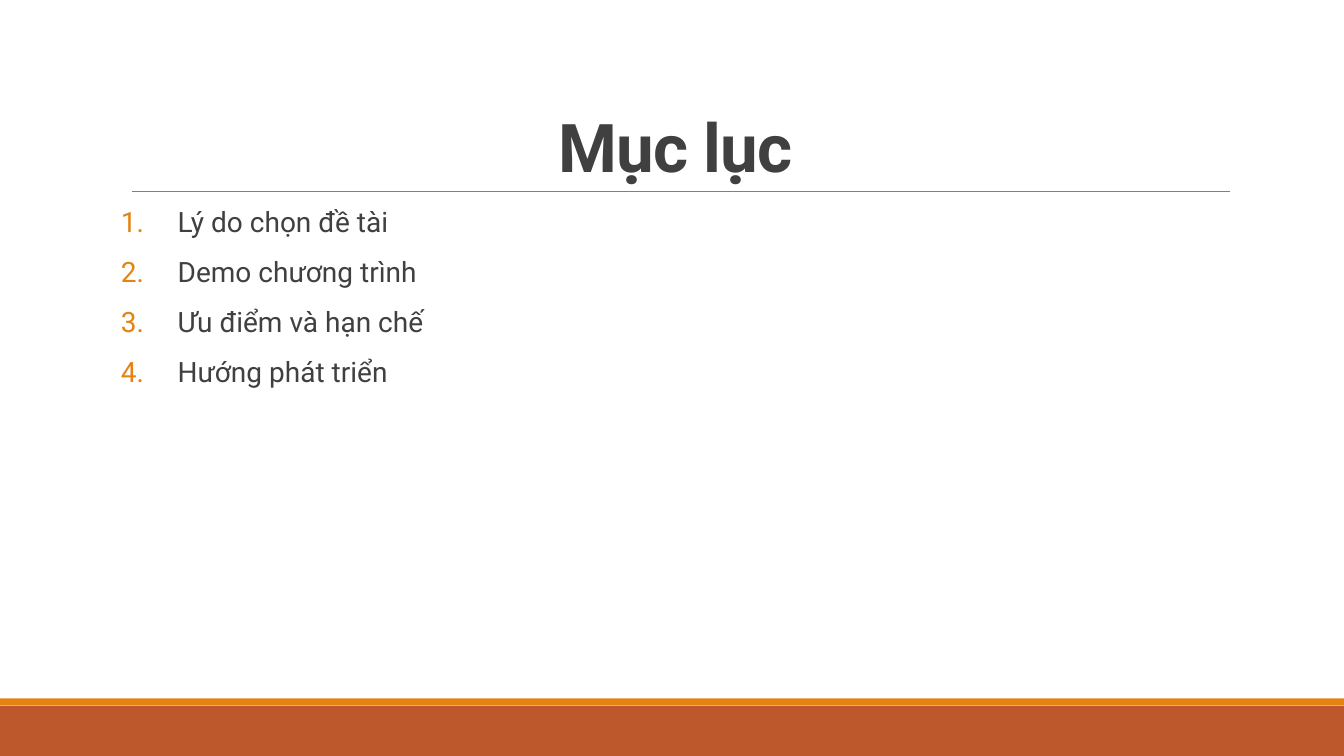
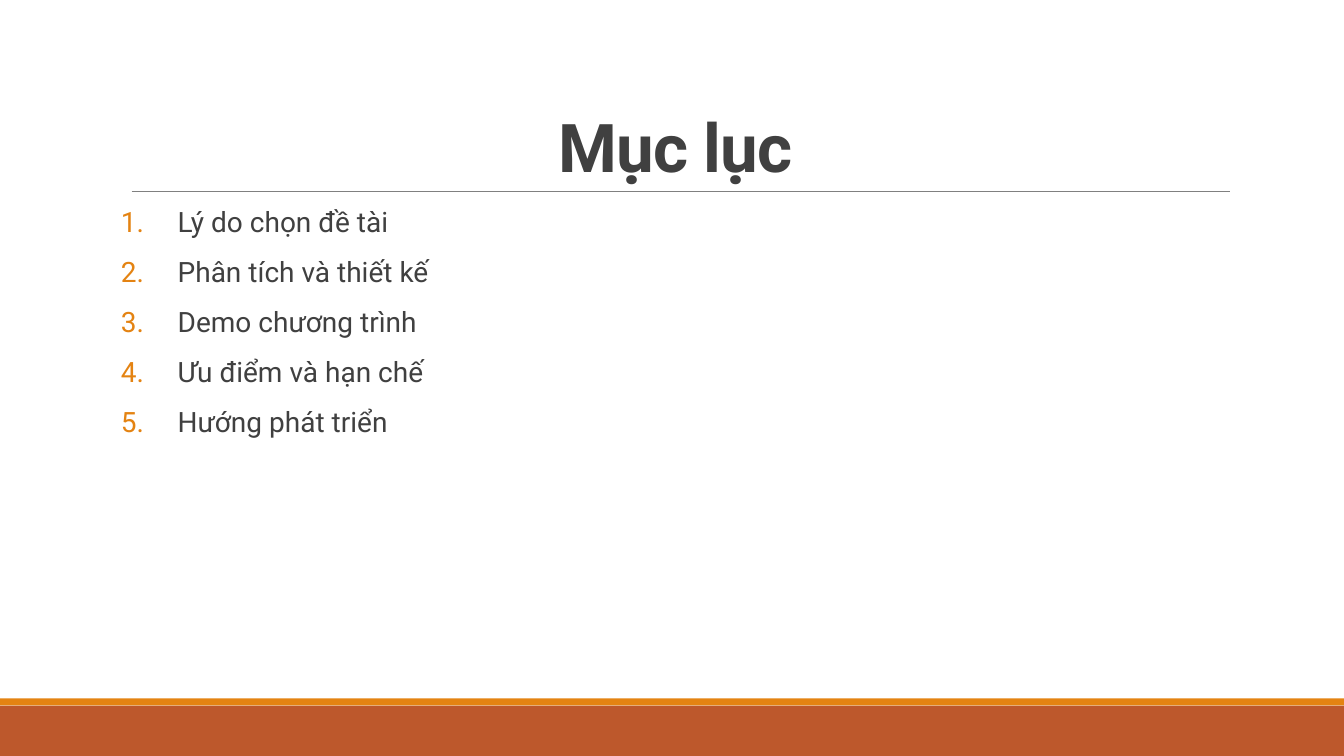
Before and after one commit to thedeadsheep/ang-VideoEditing, a slide deck: slide 2 of THIẾT KẾ VÀ XÂY DỰNG.pptx. Drawn at 1344x756 pixels with LibreOffice and Linux fonts; fonts in the diff are those of the drawing. Boxes give left, top, right and bottom in pixels: in the first picture for what was removed or moved away, otherwise in the second. Text is boxed around its words. In the diff, an @@ line names an element or a change of style, - is before the commit and + after.

```diff
--- a/THIẾT KẾ VÀ XÂY DỰNG.pptx
+++ b/THIẾT KẾ VÀ XÂY DỰNG.pptx
@@ text at bbox=[178, 259, 429, 283]: paragraph added @@
+2. Phân tích và thiết kế
```
Also in this commit, not shown: 8 other slides changed, 4 slides added, 2 other files.
